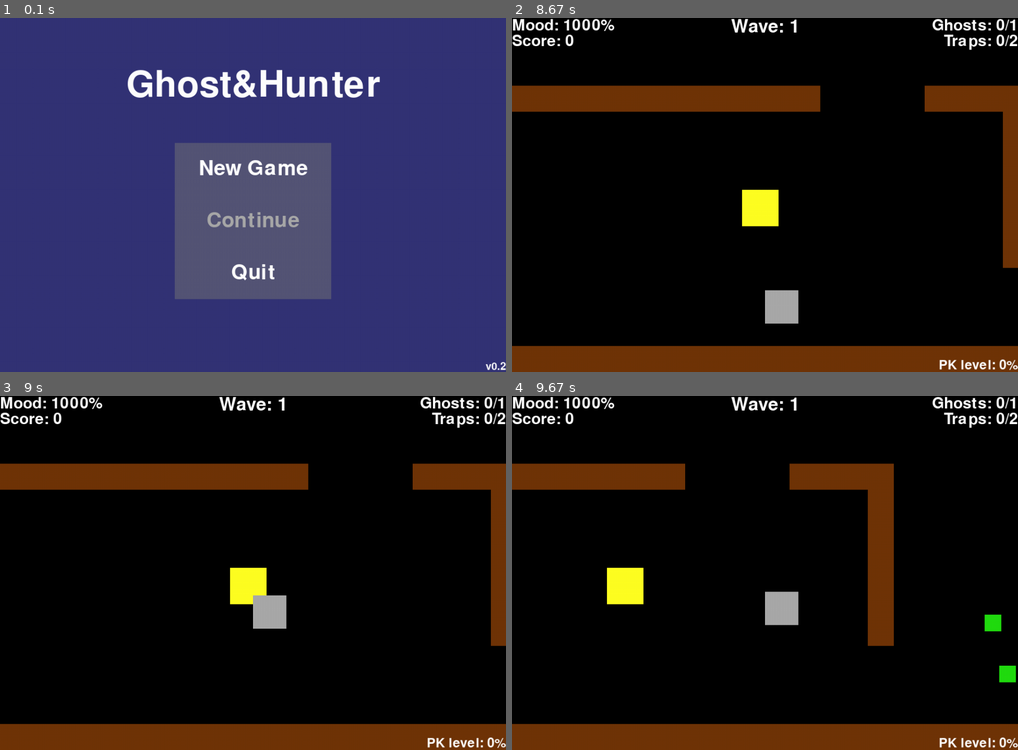
Above: before the commit, frames 1-4 (two rows, left to right).
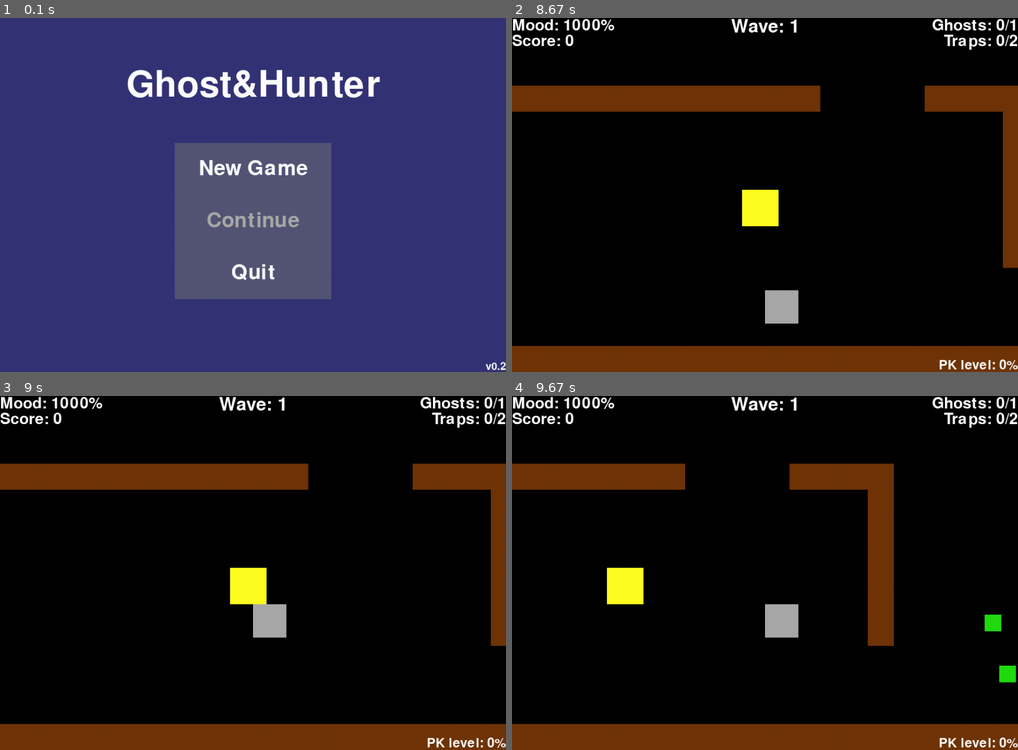
Above: after the commit, the same moments.

Repository: Danya0x07/Ghost-Hunter
Game: pygame game, started from main.py
Same seed, same stepped clock (60 frames per second), same inputs: the game is played once before the commit and once after it.
Inputs (mouse positions are in pixels of both pictures, inside the frame that each line leads up to):
- Up to frame 1 (0.1 s): no input
- Up to frame 2 (8.67 s): click (765, 170) at 0.38 s; hold D 0.67-1.13 s; move the mouse to (744, 209) at 0.7 s; hold W 1.17-1.47 s; tap Space at 1.23, 2.4, 2.7, 2.97, 3.3, 3.6, 3.73, 4.13, 4.43, 4.8, 5.2, 5.5, 5.7, 6, 6.2, 7.37, 7.67, 7.93, 8.27, 8.57 s; click (643, 198) at 1.55 s; hold A 2.33-2.87 s; hold S 2.9-3.2 s; hold A 3.23-3.63 s; hold W 3.67-4.03 s; hold D 4.07-4.7 s; hold S 4.73-5.1 s; hold A 5.13-5.6 s; hold D 5.63-6.1 s; hold W 6.13-6.43 s; click (770, 233) at 6.52 s; hold A 7.3-7.83 s; hold S 7.87-8.17 s; hold A 8.2-8.6 s; hold W from 8.63 s (still down)
- Up to frame 3 (9 s): keep holding W; tap Space at 8.7 s
- Up to frame 4 (9.67 s): release W at 9 s; hold D from 9.03 s (still down); tap Space at 9.1, 9.4 s

Frames 1-2 are identical in both runs. In frame 3, 0.3% of the frame differs, in the area x 50-57%, y 56-69%; in frame 4, 0.5%, in the area x 50-57%, y 55-69%.

Commit message:
Мебель стала плотной.

Diff:
--- a/enemy.py
+++ b/enemy.py
@@ -41,9 +41,9 @@
 
     def update(self, scene):
         self.frame_rect.x += self.x_vel
-        self.collide(scene.walls, self.x_vel, 0)
+        self.collide(scene, self.x_vel, 0)
         self.frame_rect.y += self.y_vel
-        self.collide(scene.walls, 0, self.y_vel)
+        self.collide(scene, 0, self.y_vel)
         self.rect.center = self.frame_rect.center
         self.veer_timer.update(self.veer_timeout)
         self.shoot_timer.update(self.SHOOT_TIMEOUT, (scene.player.rect, scene.plasmas))
@@ -59,10 +59,14 @@
             self.y_vel = 0
             self.x_vel = choice((-self.SPEED, self.SPEED))
 
-    def collide(self, walls, x_vel, y_vel):
-        wall = spritecollideany(self, walls, lambda s1, s2: s1.frame_rect.colliderect(s2.rect))
+    def collide(self, scene, x_vel, y_vel):
+        wall = spritecollideany(self, scene.walls, lambda s1, s2: s1.frame_rect.colliderect(s2.rect))
         if wall is not None:
             self.handle_collision(self.frame_rect, wall.rect, x_vel, y_vel)
+            self.change_direction(x_vel, y_vel)
+        furn = spritecollideany(self, scene.furniture, lambda s1, s2: s1.frame_rect.colliderect(s2.rect))
+        if furn is not None:
+            self.handle_collision(self.frame_rect, furn.rect, x_vel, y_vel)
             self.change_direction(x_vel, y_vel)
 
     def veer(self):
--- a/player.py
+++ b/player.py
@@ -42,15 +42,18 @@
         if not (front or back): self.y_vel = 0
         if not (left or right): self.x_vel = 0
         self.rect.x += self.x_vel
-        self.collide(scene.walls, self.x_vel, 0)
+        self.collide(scene, self.x_vel, 0)
         self.rect.y += self.y_vel
-        self.collide(scene.walls, 0, self.y_vel)
+        self.collide(scene, 0, self.y_vel)
         self.pkl_timer.update(PKL_UPDATE_TIMEOUT, (scene.enemies,))
 
-    def collide(self, walls, x_vel, y_vel):
-        wall = spritecollideany(self, walls)
+    def collide(self, scene, x_vel, y_vel):
+        wall = spritecollideany(self, scene.walls)
         if wall is not None:
             self.handle_collision(self.rect, wall.rect, x_vel, y_vel)
+        furn = spritecollideany(self, scene.furniture)
+        if furn is not None:
+            self.handle_collision(self.rect, furn.rect, x_vel, y_vel)
 
     def handle_trap(self, traps, wave):
         trap = spritecollideany(self, traps)
Not shown, changed: .gitignore
